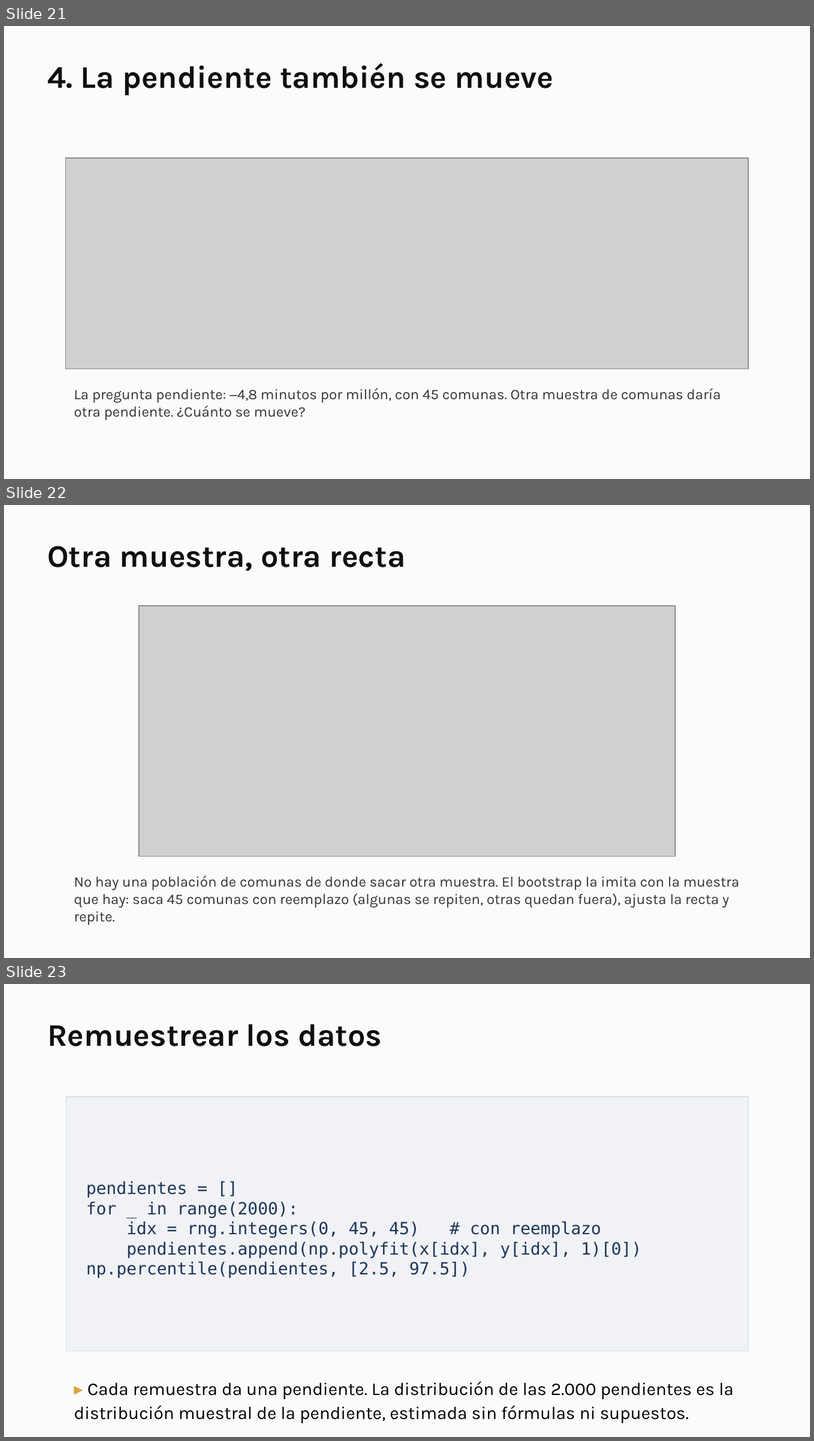
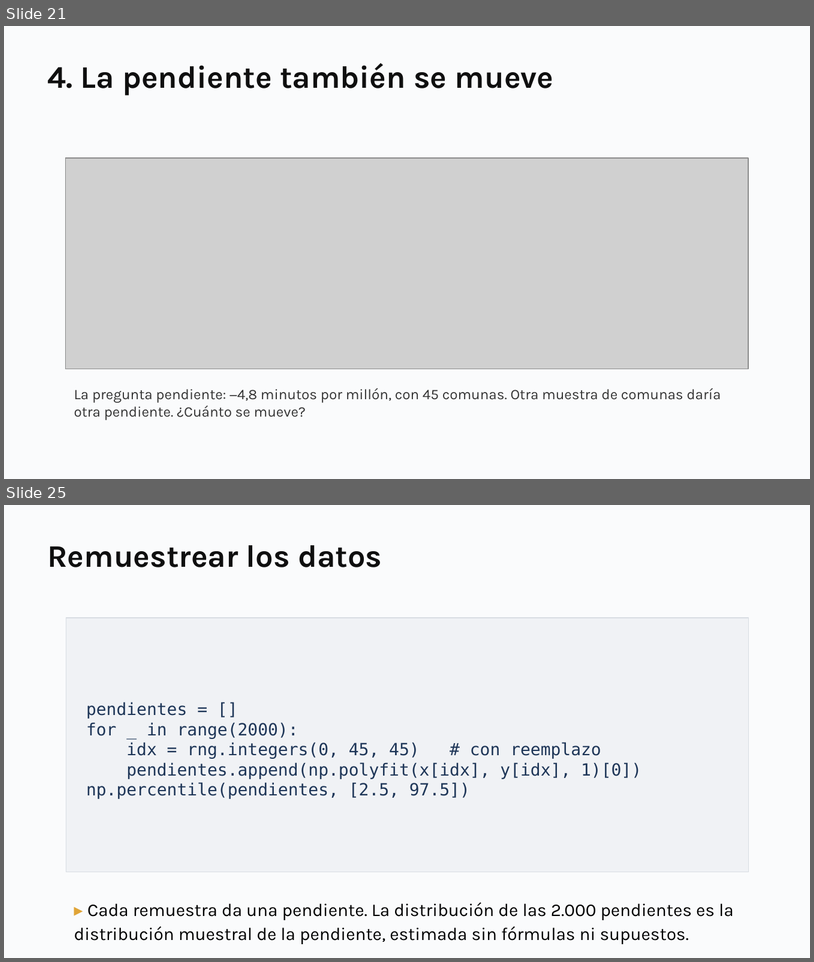
Before and after one commit to daniopitz/diplomado-cdd, a slide deck: presentaciones/clase05_probabilidad_inferencia.pptx. Shown one above the other, each under a label of ours: slides 21, 22 and 23 before the commit, slides 21 and 25 after it; the slides between them are not shown. The pictures are 814x1441 and 814x962 pixels, drawn with LibreOffice and Linux fonts; fonts in the diff are those of the drawing; grey boxes stand for pictures. Boxes give left, top, right and bottom in pixels: in the first picture for what was removed or moved away, otherwise in the second. Text is boxed around its words. In the diff, an @@ line names an element or a change of style, - is before the commit and + after.

```diff
--- a/presentaciones/clase05_probabilidad_inferencia.pptx
+++ b/presentaciones/clase05_probabilidad_inferencia.pptx
@@ slide 22 removed at box(4, 505, 810, 958), background #FFFFFF @@
@@ rectangle removed at box(4, 505, 810, 958) @@
@@ text removed at box(47, 546, 406, 571) @@
-Otra muestra, otra recta
@@ picture removed at box(138, 606, 675, 857) @@
@@ text removed at box(74, 875, 740, 925) @@
-No hay una población de comunas de donde sacar otra muestra. El bootstrap la imita con la muestra que hay: saca 45 comunas con reemplazo (algunas se repiten, otras quedan fuera), ajusta la recta y repite.
@@ what was slide 23 is now slide 25 @@
```
Also in this commit, not shown: 3 slides added, 3 other files.
